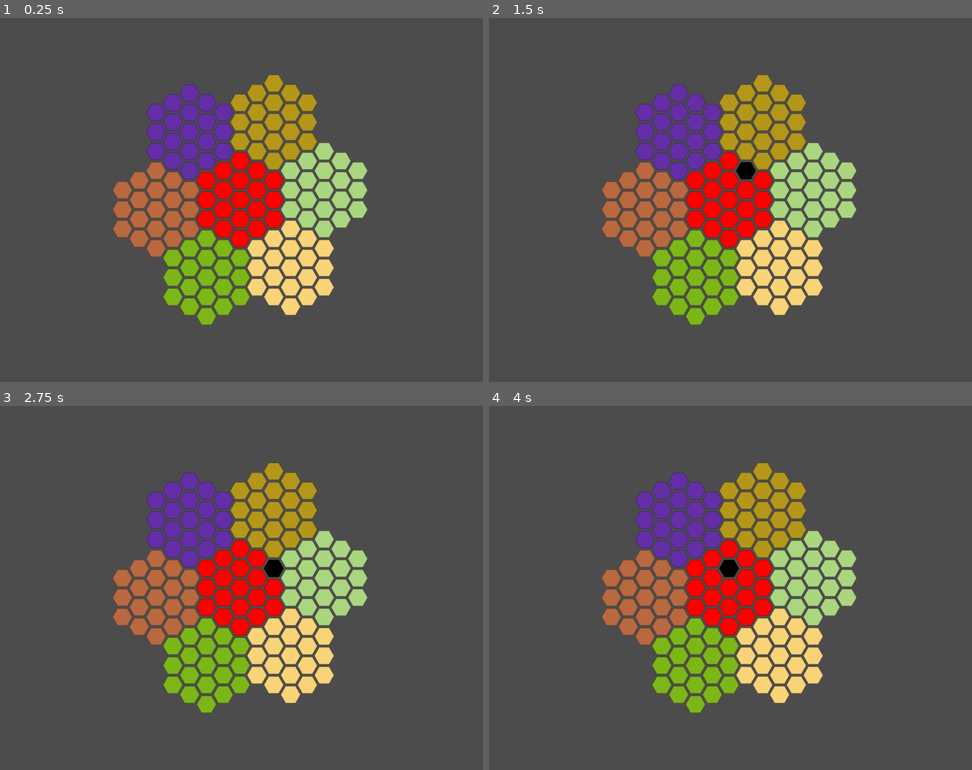
Above: before the commit, frames 1-4 (two rows, left to right).
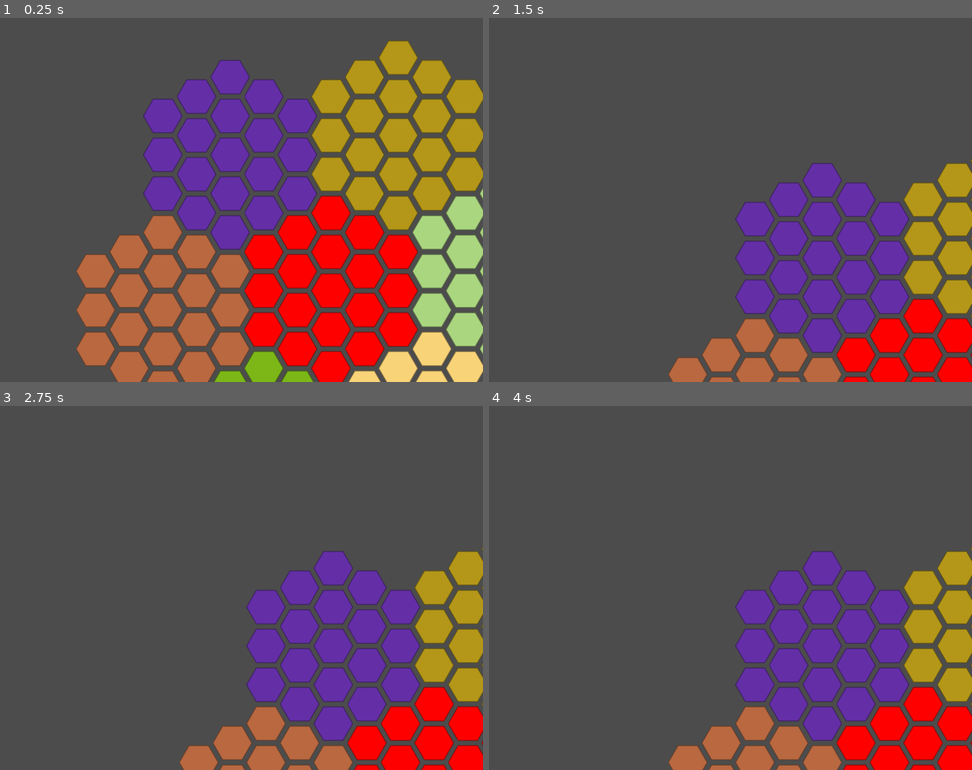
Above: after the commit, the same moments.

Repository: alexander-l-stone/RebellionAndEmpire
Game: Godot game, scene res://scenes/test/test.tscn
Same seed, same stepped clock (60 frames per second), same inputs: the game is played once before the commit and once after it. The project has no main scene, so this scene is started directly.
Inputs (mouse positions are in pixels of both pictures, inside the frame that each line leads up to):
- Up to frame 1 (0.25 s): no input
- Up to frame 2 (1.5 s): move the mouse to (730, 159) at 0.52 s; tap Enter at 1.25 s; move the mouse to (744, 170) at 1.27 s
- Up to frame 3 (2.75 s): tap Space at 2 s; move the mouse to (275, 569) at 2.02 s
- Up to frame 4 (4 s): tap Enter at 2.75 s; move the mouse to (711, 558) at 2.77 s; tap Space at 3.5 s; move the mouse to (730, 569) at 3.52 s

The runs differ from the first frame. In frame 1, 53% of the frame differs, in the area x 15-100%, y 6-100%; in frame 2, 37%; in frame 3, 37%; in frame 4, 37%.

Commit message:
Added scrolling camera to the ui.

Diff:
--- a/project.godot
+++ b/project.godot
@@ -20,8 +20,7 @@
 
 [display]
 
-window/size/width=1600
-window/size/height=1200
+window/size/width=800
 
 [rendering]
 
--- a/scenes/hex/hex.gd
+++ b/scenes/hex/hex.gd
@@ -14,7 +14,7 @@
 	$Sprite_Hex.modulate = Color(red, green, blue)
 
 func _on_Hex_mouse_entered():
-	$Sprite_Hex.modulate = Color(min(0, red-0.1), min(0, green-0.1), min(0, blue-0.1))
+	$Sprite_Hex.modulate = Color(max(0, red-0.25), max(0, green-0.25), max(0, blue-0.25))
 
 
 func _on_Hex_mouse_exited():
--- a/scenes/test/test.tscn
+++ b/scenes/test/test.tscn
@@ -1,11 +1,10 @@
-[gd_scene load_steps=2 format=2]
+[gd_scene load_steps=3 format=2]
 
 [ext_resource path="res://scenes/galaxy_map/galaxy_map.tscn" type="PackedScene" id=1]
+[ext_resource path="res://scenes/ui/ui.tscn" type="PackedScene" id=2]
 
 [node name="Test" type="Node2D"]
 
 [node name="galaxy_map" parent="." instance=ExtResource( 1 )]
 
-[node name="Camera2D" type="Camera2D" parent="."]
-current = true
-editor_draw_limits = true
+[node name="UI_Camera" parent="." instance=ExtResource( 2 )]
--- /dev/null
+++ b/scenes/ui/camera_movement.gd
@@ -0,0 +1,29 @@
+extends Camera2D
+
+
+export var speed = 10.0
+export var height_scroll_margin = 100
+export var width_scroll_margin = 100
+
+
+# Called when the node enters the scene tree for the first time.
+func _ready():
+	self.make_current()
+
+
+
+func _process(delta):
+	var mousePosition = get_viewport().get_mouse_position()
+	var visibleRect = get_viewport().get_visible_rect()
+	var x = 0
+	var y = 0
+	if(abs(visibleRect.position.x - mousePosition.x) <= width_scroll_margin):
+		x = -1
+	if(abs(visibleRect.end.x - mousePosition.x) <= width_scroll_margin):
+		x = 1
+	if(abs(visibleRect.position.y - mousePosition.y) <= height_scroll_margin):
+		y = -1
+	if(abs(visibleRect.end.y - mousePosition.y) <= height_scroll_margin):
+		y = 1
+	position.x += x * speed
+	position.y += y * speed
--- /dev/null
+++ b/scenes/ui/ui.tscn
@@ -0,0 +1,9 @@
+[gd_scene load_steps=2 format=2]
+
+[ext_resource path="res://scenes/ui/camera_movement.gd" type="Script" id=1]
+
+[node name="UI_Camera" type="Node2D"]
+
+[node name="UI_Camera" type="Camera2D" parent="."]
+current = true
+script = ExtResource( 1 )
